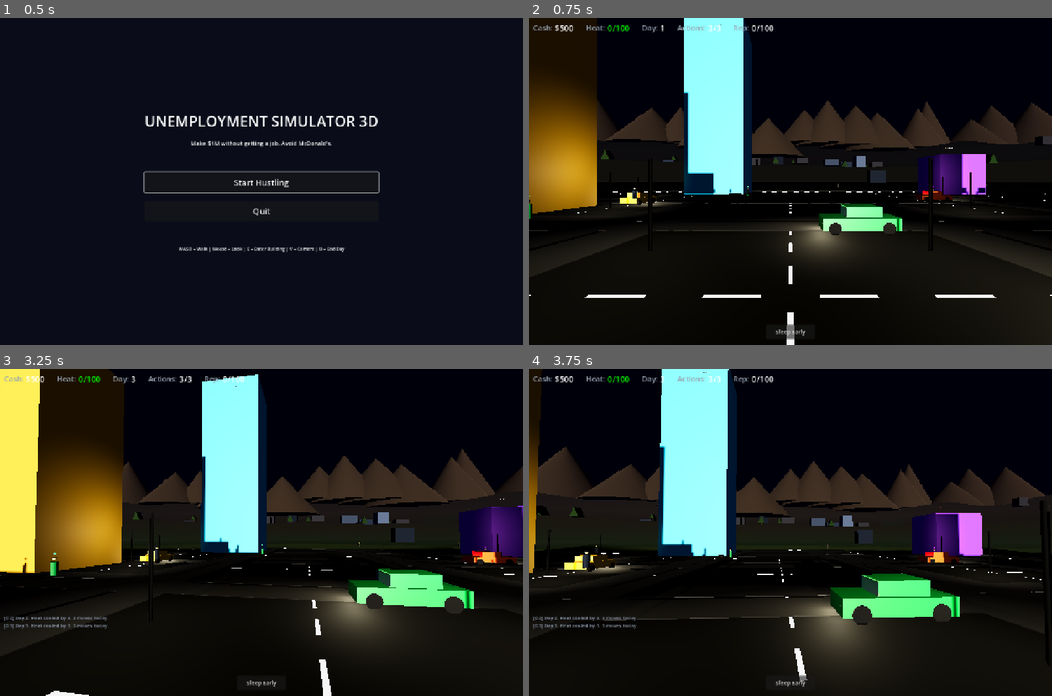
Above: before the commit, frames 1-4 (two rows, left to right).
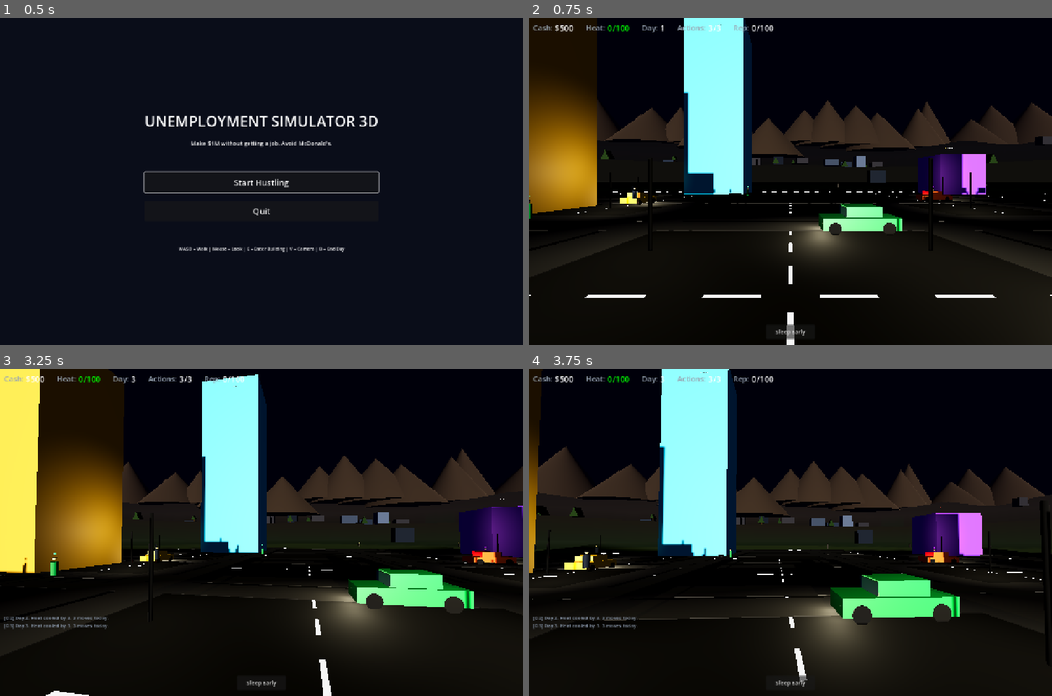
Above: after the commit, the same moments.

Repository: buttergolemcode/unemploymentsimulator
Game: Godot game, scene res://scenes/MainMenu.tscn
Two runs of this game, one before a commit and one after it. Both use one fixed random seed, a clock stepped at 60 frames per second and the inputs below.
Inputs (mouse positions are in pixels of both pictures, inside the frame that each line leads up to):
- Up to frame 1 (0.5 s): no input
- Up to frame 2 (0.75 s): click "Start Hustling" at 0.5 s
- Up to frame 3 (3.25 s): click "Sleep Early" at 1.25 s; click "OK" at 2 s; tap Enter at 2.75 s; move the mouse to (256, 539) at 2.77 s; hold W from 2.78 s (still down); tap V at 2.85 s; click (256, 539) at 2.92 s; tap Space at 3.02 s
- Up to frame 4 (3.75 s): keep holding W; move the mouse to (827, 535) at 3.52 s; tap E at 3.6 s

Frame 1 is identical in both runs. In frame 2, less than 0.1% of the frame differs, in the area x 22-79%, y 52-53%; in frame 3, less than 0.1%; in frame 4, 0.1%, in the area x 0-97%, y 38-77%.

Commit message:
Fix player flying + vehicle gravity (root cause of camera-too-high)
ROOT CAUSE of player flying:
Vehicle.gd was setting velocity = Vector3(x, 0, z) every frame, which
OVERWRITES velocity.y to 0. This means:
1. Vehicle never falls (y velocity always 0, no gravity applied)
2. Vehicle floats at y=0 forever even on hills
3. Player teleported to vehicle position (y=0) every frame
4. When player exits, they inherit y=0 from vehicle
5. If terrain is at y=0 (city), player lands fine
6. But velocity.y was being SET to 0 by old gravity code only when
   is_on_floor()=true, AND the player's previous velocity.y carried over
   from before entering vehicle, causing inconsistent state.

FIXES:

1. PlayerController.gd _ready():
   - Explicitly set motion_mode = MOTION_MODE_GROUNDED
   - Set floor_snap_length = 0.3 (snap to floor within 30cm)
   - Set floor_max_angle = 50deg (climb slopes up to 50deg)
   These ensure the player's CharacterBody3D always detects the floor
   correctly and snaps to it, preventing floating.

2. PlayerController.gd _try_vehicle_enter_exit():
   - Reset velocity = Vector3.ZERO when entering vehicle
   - Prevents any leftover velocity (especially y) from carrying over
     and causing the player to fly after exiting.

3. Vehicle.gd _ready():
   - Same floor detection settings as player (motion_mode, floor_snap_length)
   - Vehicle now properly detects the floor.

4. Vehicle.gd _physics_process():
   - Changed velocity = Vector3(x, 0, z) to velocity.x = ... / velocity.z = ...
     (preserves velocity.y instead of overwriting it to 0)
   - Added gravity: velocity.y -= 14.0 * delta when not on floor
   - Heavier gravity (14 vs 9.8) for cars to feel less floaty
   - Vehicle now falls to the ground and stays there, even on hills.

5. GameScene.tscn Player node:
   - Spawn y: 1 -> 1.05 (slightly higher to ensure clean spawn)
   - Added motion_mode = 0 and floor_snap_length = 0.3 as scene properties
     (redundant with _ready but belt-and-suspenders for editor-loaded scenes)

NOTE on TextEdit gutter error:
'scene/gui/text_edit.cpp:6981 - Index p_gutter = -1 is out of bounds'
is a known Godot 4.7 EDITOR bug, triggered when the script editor opens
.gd files. It is NOT a runtime error from our game code. Verified:
- No TextEdit/RichTextLabel/CodeEdit nodes in our scenes
- No gutter properties in any .tscn file
- Only Label3D used (doesn't use TextEdit internally)
The error is harmless and will be fixed by Godot in a future patch.

Diff:
--- a/godot/scenes/GameScene.tscn
+++ b/godot/scenes/GameScene.tscn
@@ -54,10 +54,12 @@
 shape = SubResource("BoxShape3D_ground")
 
 [node name="Player" type="CharacterBody3D" parent="."]
-transform = Transform3D(1, 0, 0, 0, 1, 0, 0, 0, 1, 0, 1, 6)
+transform = Transform3D(1, 0, 0, 0, 1, 0, 0, 0, 1, 0, 1.05, 6)
 script = ExtResource("2_player")
 collision_layer = 2
 collision_mask = 1
+motion_mode = 0
+floor_snap_length = 0.3
 
 [node name="CollisionShape3D" type="CollisionShape3D" parent="Player"]
 shape = SubResource("CapsuleShape3D_player")
--- a/godot/scripts/PlayerController.gd
+++ b/godot/scripts/PlayerController.gd
@@ -15,7 +15,11 @@
 
 func _ready():
 	add_to_group("player")
-	camera.top_level = true  # detach camera from player transform (Godot 4.7 API)
+	camera.top_level = true  # detach camera from player transform
+	# Explicit floor detection settings (prevents flying bug)
+	motion_mode = CharacterBody3D.MOTION_MODE_GROUNDED
+	floor_snap_length = 0.3
+	floor_max_angle = deg_to_rad(50)
 	_build_mesh()
 	Input.mouse_mode = Input.MOUSE_MODE_CAPTURED
 
@@ -169,6 +173,7 @@
 				in_vehicle = vehicle
 				vehicle.enter()
 				yaw = vehicle.yaw
+				velocity = Vector3.ZERO  # reset velocity to prevent flying after exit
 				visible = false
 				GameManager.log_message.emit("Entered vehicle. WASD to drive, Space to brake, F to exit.", "info")
 				return
--- a/godot/scripts/Vehicle.gd
+++ b/godot/scripts/Vehicle.gd
@@ -16,6 +16,9 @@
 
 func _ready():
 	add_to_group("vehicle")
+	# Floor detection for gravity
+	motion_mode = CharacterBody3D.MOTION_MODE_GROUNDED
+	floor_snap_length = 0.3
 	_build_mesh()
 	rotation.y = yaw + PI
 
@@ -139,8 +142,13 @@
 
 	rotation.y = yaw + PI
 
-	# NOTE: do NOT multiply by delta — move_and_slide() does that internally in Godot 4
-	velocity = Vector3(-sin(yaw) * speed, 0, -cos(yaw) * speed)
+	velocity.x = -sin(yaw) * speed
+	velocity.z = -cos(yaw) * speed
+	# Apply gravity so the car stays on the ground
+	if not is_on_floor():
+		velocity.y -= 14.0 * delta  # heavier gravity for cars
+	else:
+		velocity.y = 0
 
 	move_and_slide()
 
